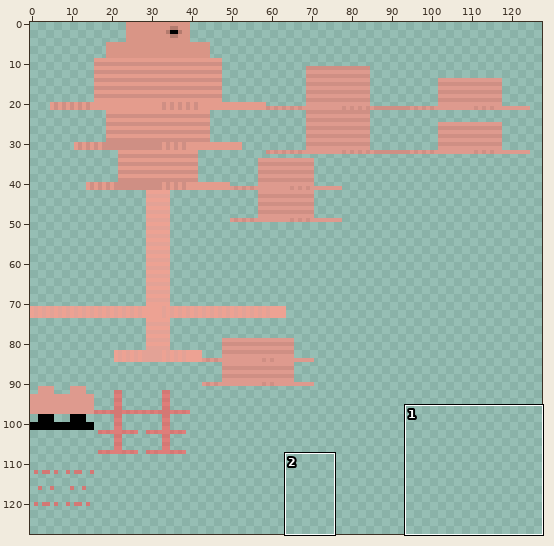
Edited in one commit: sprite sheet (resources/textures/entity/anomalocaris/anomalocaris 3.png). Above: a wide view before the commit, with the close-up outlined.
Close-up. Earlier state:
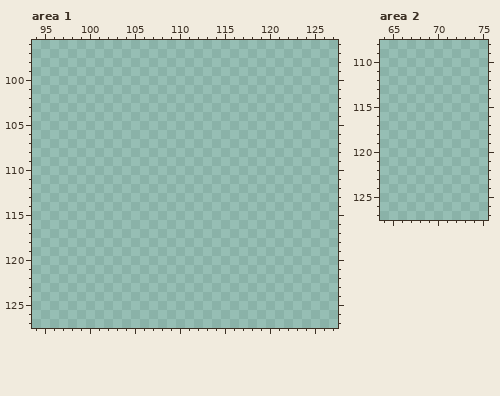
The file is 128x128 pixels. Colours within 5 levels of each other are drawn and written as one. Shown: area 1: x 94..127, y 96..127; area 2: x 64..75, y 108..127. The commit also changed other parts of the picture, which this record leaves out.
After:
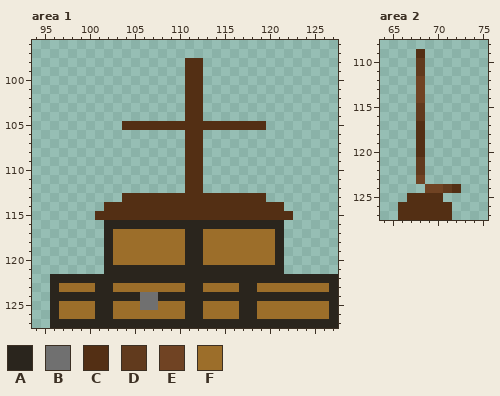
Palette (. is transparent): A #2a251d  B #707070  C #532f14  D #613a1d  E #704323  F #9c6e2a
Edits made:
Area 1:
y 98..104: x 111..112 .. -> CC
y 105: x 104..119 ................ -> CCCCCCCCCCCCCCCC
y 106..112: x 111..112 .. -> CC
y 113: x 104..119 ................ -> CCCCCCCCCCCCCCCC
y 114: x 102..121 .................... -> CCCCCCCCCCCCCCCCCCCC
y 115: x 101..122 ...................... -> CCCCCCCCCCCCCCCCCCCCCC
y 116: x 102..121 .................... -> AAAAAAAAAAAAAAAAAAAA
y 117..120: x 102..121 .................... -> AFFFFFFFFAAFFFFFFFFA
y 121: x 102..121 .................... -> AAAAAAAAAAAAAAAAAAAA
y 122: x 96..127 ................................ -> AAAAAAAAAAAAAAAAAAAAAAAAAAAAAAAA
y 123: x 96..127 ................................ -> AFFFFAAFFFFFFFFAAFFFFAAFFFFFFFFA
y 124: x 96..127 ................................ -> AAAAAAAAAABBAAAAAAAAAAAAAAAAAAAA
y 125: x 96..127 ................................ -> AFFFFAAFFFBBFFFAAFFFFAAFFFFFFFFA
y 126: x 96..127 ................................ -> AFFFFAAFFFFFFFFAAFFFFAAFFFFFFFFA
y 127: x 96..127 ................................ -> AAAAAAAAAAAAAAAAAAAAAAAAAAAAAAAA
Area 2:
y 109: x 68 . -> C
y 110..111: x 68 . -> D
y 112..114: x 68 . -> E
y 115..116: x 68 . -> D
y 117..120: x 68 . -> C
y 121..122: x 68 . -> D
y 123: x 68 . -> E
y 124: x 69..72 .... -> EEDC
y 125: x 67..70 .... -> CCCC
y 126..127: x 66..71 ...... -> CCCCCC
